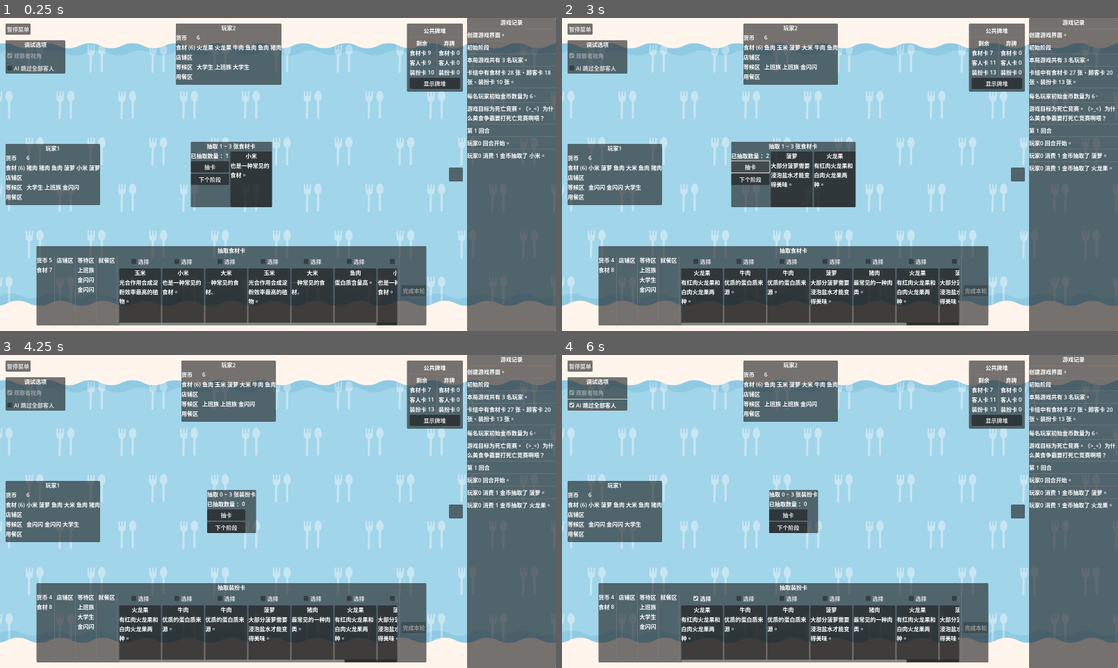
Above: before the commit, frames 1-4 (two rows, left to right).
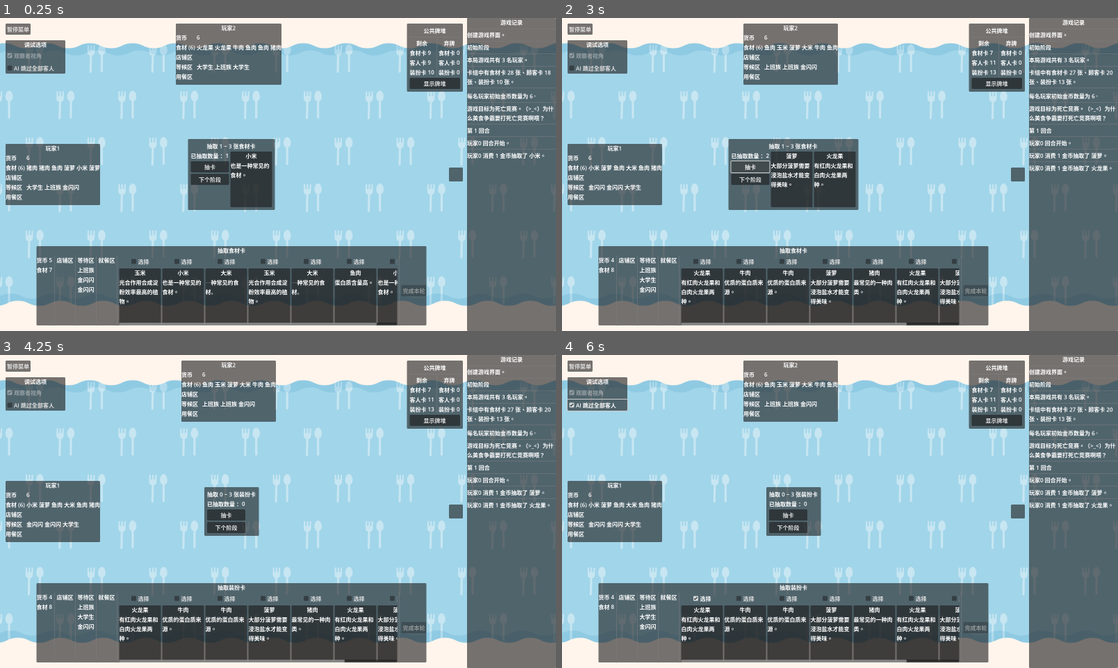
Above: after the commit, the same moments.

Repository: LautskyStudio/FoodCombat
Game: Godot game, scene res://scenes/play_screen.tscn
The game is run twice, just before and just after one commit, with the same random seed, the same clock (stepped at 60 frames per second) and the same inputs.
Inputs:
- Up to frame 1 (0.25 s): no input
- Up to frame 2 (3 s): click "暂停菜单" at 0.5 s; click "返回主菜单" at 1.25 s; click "开 始 游 戏" at 2 s; click "抽卡" at 2.75 s
- Up to frame 3 (4.25 s): click "下个阶段" at 3.5 s
- Up to frame 4 (6 s): click "选择" at 4.25 s; click "显示牌堆" at 5 s; click "AI 跳过全部客人" at 5.75 s

The runs differ from the first frame. In frame 1, 0.5% of the frame differs, in the area x 33-50%, y 38-62%; in frame 2, 0.7%, in the area x 29-54%, y 38-62%; in frame 3, 0.3%; in frame 4, 0.3%.

Commit message:
部分完成阶段4

Diff:
--- a/models/card/visual_card.gd
+++ b/models/card/visual_card.gd
@@ -3,7 +3,14 @@
 class_name VisualCard
 
 
-var card: Card
+var _card: Card
+
+var card: Card:
+	get:
+		return _card
+	set(value):
+		_card = value
+		_update()
 
 @export var selectable: bool = true
 
@@ -18,8 +25,12 @@
 
 
 func _ready() -> void:
-	if card:
-		%TitleLabel.text = card.title
-		%DescriptionLabel.text = card.description
+	_update()
 
+
+func _update() -> void:
+	if is_inside_tree():
+		if card:
+			%TitleLabel.text = card.title
+			%DescriptionLabel.text = card.description
 	%SelectButton.visible = selectable
--- a/models/card/visual_card.tscn
+++ b/models/card/visual_card.tscn
@@ -3,13 +3,13 @@
 [ext_resource type="Script" path="res://models/card/visual_card.gd" id="1_n4rgb"]
 
 [node name="VisualCard" type="VBoxContainer"]
+custom_minimum_size = Vector2(120, 160)
 anchors_preset = 10
 anchor_right = 1.0
-offset_right = -1476.0
-offset_bottom = 225.0
+offset_right = -1480.0
+offset_bottom = 195.0
 grow_horizontal = 2
 script = ExtResource("1_n4rgb")
-selectable = null
 
 [node name="SelectButton" type="CheckBox" parent="."]
 unique_name_in_owner = true
@@ -21,6 +21,7 @@
 [node name="PanelContainer" type="PanelContainer" parent="."]
 custom_minimum_size = Vector2(120, 160)
 layout_mode = 2
+size_flags_vertical = 3
 
 [node name="ScrollContainer" type="ScrollContainer" parent="PanelContainer"]
 layout_mode = 2
--- a/models/decoration/decorations.gd
+++ b/models/decoration/decorations.gd
@@ -6,7 +6,7 @@
 	'普通的店，没什么特别。',
 	'店面',
 	0,
-	func (): pass
+	func (_game, _player, _when, _args): pass
 )
 
 var 豪华店面 = Decoration.new(
@@ -18,8 +18,10 @@
 		match when:
 			"turn_started":
 				player.coins -= 2
+				Log.push("豪华店面的效果发动了，减少了 2 金币。")
 			"customer_succeeded":
 				player.coins += 1
+				Log.push("豪华店面的效果发动了，收入增加了 1 金币。")
 )
 
 var 魔法店面 = Decoration.new(
@@ -31,6 +33,7 @@
 		match when:
 			"turn_started":
 				player.coins += 1
+				Log.push("魔法店面的效果发动了，获得了 1 金币。")
 )
 
 var 猫耳女仆 = Decoration.new(
@@ -42,6 +45,7 @@
 		match when:
 			'customer_succeeded':
 				player.coins += 1
+				Log.push("喵喵喵 +1 Gold")
 )
 
 var 打工人 = Decoration.new(
@@ -53,6 +57,7 @@
 		match when:
 			'customer_succeeded':
 				player.coins += 2
+				Log.push("打工是不可能打工的啦 +2 Gold")
 )
 
 var 多肉植物 = Decoration.new(
@@ -64,6 +69,7 @@
 		match when:
 			"turn_started":
 				player.coins += 1
+				Log.push("多肉植物，天天好心情。")
 )
 
 var 仙人掌 = Decoration.new(
@@ -75,4 +81,5 @@
 		match when:
 			"turn_started":
 				player.coins += 2
+				Log.push("其实仙人掌每回合 +2 金币是不是有点离谱。")
 )
--- a/models/player/player.gd
+++ b/models/player/player.gd
@@ -46,6 +46,8 @@
 
 var decorations: Array[Decoration] = []
 
+var helding_customers: Array[Customer] = []
+
 var _is_finishing_turn_allowed: bool
 
 var is_finishing_turn_allowed: bool:
@@ -59,7 +61,7 @@
 func begin_turn() -> void:
 	if state.name == 'Idle':
 		Log.push('%s 回合开始。' % player_name)
-		state_machine.transit_to('Step1')
+		state_machine.transit_to('Step0')
 		turn_begun.emit()
 
 
--- a/models/player/player.tscn
+++ b/models/player/player.tscn
@@ -6,6 +6,7 @@
 [ext_resource type="Script" path="res://models/player/states/inactive.gd" id="4_jj8nr"]
 [ext_resource type="Script" path="res://models/player/states/idle.gd" id="5_nlvs4"]
 [ext_resource type="Script" path="res://models/player/states/step_1.gd" id="6_durqn"]
+[ext_resource type="Script" path="res://models/player/states/step_0.gd" id="6_mwewg"]
 [ext_resource type="Script" path="res://models/player/states/step_2.gd" id="7_rui2f"]
 [ext_resource type="Script" path="res://models/player/states/step_3.gd" id="8_68w7i"]
 [ext_resource type="Script" path="res://models/player/states/step_4.gd" id="9_6htyx"]
@@ -14,6 +15,7 @@
 [ext_resource type="Script" path="res://models/player/states/step_7.gd" id="12_h6b66"]
 [ext_resource type="Script" path="res://models/player/states/step_8.gd" id="13_7jvei"]
 [ext_resource type="Script" path="res://models/player/states/step_9.gd" id="14_oclpk"]
+[ext_resource type="Script" path="res://models/player/states/step_10.gd" id="16_6bsal"]
 
 [node name="Player" type="Node"]
 script = ExtResource("1_qqapd")
@@ -32,7 +34,7 @@
 script = ExtResource("5_nlvs4")
 
 [node name="Step0" type="Node" parent="StateMachine"]
-script = ExtResource("6_durqn")
+script = ExtResource("6_mwewg")
 
 [node name="Step1" type="Node" parent="StateMachine"]
 script = ExtResource("6_durqn")
@@ -61,4 +63,7 @@
 [node name="Step9" type="Node" parent="StateMachine"]
 script = ExtResource("14_oclpk")
 
+[node name="Step10" type="Node" parent="StateMachine"]
+script = ExtResource("16_6bsal")
+
 [connection signal="transitioned" from="StateMachine" to="." method="_on_state_machine_transitioned"]
--- a/models/player/player_state.gd
+++ b/models/player/player_state.gd
@@ -6,10 +6,23 @@
 
 var description := ""
 
+var turn := 0
+
 
 func _ready() -> void:
 	player = owner as Player
 	assert(player != null)
+
+
+func enter(_args := {}) -> void:
+	if turn != player.game.turn:
+		turn = player.game.turn
+		_reset()
+
+
+# 本回合初次进入此阶段时的效果
+func _reset() -> void:
+	pass
 
 
 func lose_when_bankrupts() -> void:
--- /dev/null
+++ b/models/player/states/step_0.gd
@@ -0,0 +1,18 @@
+extends PlayerState
+
+
+# 回合开始；部分特殊效果，如装扮卡等特殊效果生效的阶段。
+
+
+func _init() -> void:
+	description = "回合开始"
+
+
+func enter(args := {}) -> void:
+	super.enter(args)
+	state_machine.transit_to("Step1")
+
+
+func _reset() -> void:
+	for decoration in player.decorations:
+		decoration.effect.call(player.game, player, "turn_started", {})
--- a/models/player/states/step_1.gd
+++ b/models/player/states/step_1.gd
@@ -6,8 +6,6 @@
 
 signal card_drawn(card: FoodMaterial)
 
-
-var turn := 0
 
 var drawn_count := 0
 
@@ -22,17 +20,14 @@
 	description = "抽取食材卡"
 
 
-func enter(_args := {}) -> void:
+func enter(args := {}) -> void:
+	super.enter(args)
+
 	player.is_finishing_turn_allowed = false
-
-	if turn != player.game.turn:
-		_reset()
 
 
 func _reset() -> void:
-	turn = player.game.turn
 	drawn_count = 0
-	player.is_finishing_turn_allowed = false
 	draw_card()
 
 
--- /dev/null
+++ b/models/player/states/step_10.gd
@@ -0,0 +1,12 @@
+extends PlayerState
+
+
+# 回合结束，部分特殊效果发动。
+
+
+func enter(_args := {}) -> void:
+	pass
+
+
+func _init() -> void:
+	description = "结束"
--- a/models/player/states/step_2.gd
+++ b/models/player/states/step_2.gd
@@ -6,8 +6,6 @@
 
 signal card_drawn(card: Decoration)
 
-
-var turn := 0
 
 var drawn_count := 0
 
@@ -22,9 +20,8 @@
 	description = "抽取装扮卡"
 
 
-func enter(_args := {}) -> void:
-	if turn != player.game.turn:
-		_reset()
+func enter(args := {}) -> void:
+	super.enter(args)
 
 
 func _reset() -> void:
--- a/models/player/states/step_3.gd
+++ b/models/player/states/step_3.gd
@@ -1,5 +1,16 @@
 extends PlayerState
 
 
-func enter(_args := {}) -> void:
-	player.is_finishing_turn_allowed = false
+# 3. 如果自己用餐区有客人卡，则把用餐区所有客人卡收入手牌。
+
+
+func enter(args := {}) -> void:
+	super.enter(args)
+	state_machine.transit_to("Step4")
+
+
+func _reset() -> void:
+	if len(player.eating_area) > 0:
+		player.helding_customers.append_array(player.eating_area)
+		player.eating_area.clear()
+		player.notify_eating_area_changed()
--- a/models/player/states/step_4.gd
+++ b/models/player/states/step_4.gd
@@ -1,5 +1,21 @@
 extends PlayerState
 
 
-func enter(_args := {}) -> void:
-	player.is_finishing_turn_allowed = false
+# 4. 如果自己的等候区有客人卡，按顺序翻开1张客人卡，否则从卡堆抽取1张客人卡并翻开。
+
+
+var customer: Customer
+
+
+func enter(args := {}) -> void:
+	super.enter(args)
+
+
+func _reset() -> void:
+	customer = _get_customer()
+
+
+func _get_customer() -> Customer:
+	if len(player.waiting_area) > 0:
+		return player.waiting_area.pop_front()
+	return player.game.remaining_customers.pop_back()
--- a/scenes/play_screen.tscn
+++ b/scenes/play_screen.tscn
@@ -17,6 +17,7 @@
 [ext_resource type="PackedScene" uid="uid://cfwec6ywv14j3" path="res://scenes/play_screen/step_1.tscn" id="11_trudk"]
 [ext_resource type="PackedScene" uid="uid://cxn6gfn8y35ul" path="res://models/player/player.tscn" id="12_dpxem"]
 [ext_resource type="PackedScene" uid="uid://bmfnye5sbivpx" path="res://scenes/play_screen/step_2.tscn" id="12_ypkra"]
+[ext_resource type="PackedScene" uid="uid://c1qp3clg4qov" path="res://scenes/play_screen/step_4.tscn" id="13_h6lxk"]
 
 [node name="PlayScreen" type="Control"]
 layout_mode = 3
@@ -193,21 +194,34 @@
 grow_horizontal = 2
 grow_vertical = 2
 
-[node name="EndingPoster" parent="HUD/HSplitContainer/GameArea/CenterContainer" instance=ExtResource("10_wbmxn")]
-unique_name_in_owner = true
-layout_mode = 2
-
-[node name="Step1" parent="HUD/HSplitContainer/GameArea/CenterContainer" instance=ExtResource("11_trudk")]
-unique_name_in_owner = true
-visible = false
-layout_mode = 2
-state_path = NodePath("../../../../../Players/Player0/StateMachine/Step1")
-
-[node name="Step2" parent="HUD/HSplitContainer/GameArea/CenterContainer" instance=ExtResource("12_ypkra")]
-unique_name_in_owner = true
-visible = false
-layout_mode = 2
-state_path = NodePath("../../../../../Players/Player0/StateMachine/Step2")
+[node name="MarginContainer" type="MarginContainer" parent="HUD/HSplitContainer/GameArea/CenterContainer"]
+layout_mode = 2
+theme_override_constants/margin_left = 8
+theme_override_constants/margin_top = 8
+theme_override_constants/margin_right = 8
+theme_override_constants/margin_bottom = 8
+
+[node name="EndingPoster" parent="HUD/HSplitContainer/GameArea/CenterContainer/MarginContainer" instance=ExtResource("10_wbmxn")]
+unique_name_in_owner = true
+layout_mode = 2
+
+[node name="Step1" parent="HUD/HSplitContainer/GameArea/CenterContainer/MarginContainer" instance=ExtResource("11_trudk")]
+unique_name_in_owner = true
+visible = false
+layout_mode = 2
+state_path = NodePath("../../../../../../Players/Player0/StateMachine/Step1")
+
+[node name="Step2" parent="HUD/HSplitContainer/GameArea/CenterContainer/MarginContainer" instance=ExtResource("12_ypkra")]
+unique_name_in_owner = true
+visible = false
+layout_mode = 2
+state_path = NodePath("../../../../../../Players/Player0/StateMachine/Step2")
+
+[node name="Step4" parent="HUD/HSplitContainer/GameArea/CenterContainer/MarginContainer" instance=ExtResource("13_h6lxk")]
+unique_name_in_owner = true
+visible = false
+layout_mode = 2
+state_path = NodePath("../../../../../../Players/Player0/StateMachine/Step4")
 
 [node name="BottomPlayerContainer" type="PanelContainer" parent="HUD/HSplitContainer/GameArea"]
 layout_mode = 1
@@ -224,6 +238,7 @@
 grow_vertical = 0
 
 [node name="PlayerArea" parent="HUD/HSplitContainer/GameArea/BottomPlayerContainer" instance=ExtResource("4_g37ux")]
+unique_name_in_owner = true
 layout_mode = 2
 player_path = NodePath("../../../../../Players/Player0")
 
--- a/scenes/play_screen/player_area.gd
+++ b/scenes/play_screen/player_area.gd
@@ -5,8 +5,22 @@
 const VisualCard = preload("res://models/card/visual_card.tscn")
 
 
+signal cards_selected(cards: Array[FoodMaterial])
+
+
 @export var player_path := NodePath()
+
 var player := Player.new()
+
+@onready var card_container = %FoodMaterialCardContainer
+
+@onready var selected_cards:
+	get:
+		var selected = []
+		for child in card_container.get_children():
+			if child is VisualCard and child.is_selected:
+				selected.append(child)
+		return selected
 
 
 func _ready() -> void:
--- a/scenes/play_screen/step_1.tscn
+++ b/scenes/play_screen/step_1.tscn
@@ -2,7 +2,7 @@
 
 [ext_resource type="Script" path="res://scenes/play_screen/step_1.gd" id="1_3i7nh"]
 
-[node name="Step1" type="VBoxContainer"]
+[node name="Step1" type="BoxContainer"]
 script = ExtResource("1_3i7nh")
 
 [node name="VBoxContainer" type="VBoxContainer" parent="."]
--- a/scenes/play_screen/step_2.tscn
+++ b/scenes/play_screen/step_2.tscn
@@ -2,7 +2,7 @@
 
 [ext_resource type="Script" path="res://scenes/play_screen/step_2.gd" id="1_rre0r"]
 
-[node name="Step2" type="HBoxContainer"]
+[node name="Step2" type="BoxContainer"]
 script = ExtResource("1_rre0r")
 
 [node name="VBoxContainer" type="VBoxContainer" parent="."]
--- /dev/null
+++ b/scenes/play_screen/step_4.gd
@@ -0,0 +1,38 @@
+extends "res://scenes/play_screen/step_base.gd"
+
+
+var play_screen: PlayScreen
+
+
+func _ready() -> void:
+	super._ready()
+
+	play_screen = owner as PlayScreen
+	assert(play_screen != null)
+	play_screen.get_node("%PlayerArea").cards_selected.connect(_on_cards_selected)
+
+
+func _on_show() -> void:
+	_clear()
+
+	var customer = state.customer as Customer
+	%VisualCard.card = customer
+
+	for need in customer.needs:
+		for property in ['name', 'description', 'reward']:
+			var label = Label.new()
+			label.text = str(need.get(property))
+			%NeedContainer.add_child(label)
+
+
+func _on_cards_selected(cards: Array[FoodMaterial]) -> void:
+	pass
+
+
+func _clear() -> void:
+	Utils.free_all_children(%NeedContainer)
+	Utils.free_all_children(%EventContainer)
+
+
+func _on_hidden() -> void:
+	_clear()
--- /dev/null
+++ b/scenes/play_screen/step_4.tscn
@@ -0,0 +1,73 @@
+[gd_scene load_steps=3 format=3 uid="uid://c1qp3clg4qov"]
+
+[ext_resource type="Script" path="res://scenes/play_screen/step_4.gd" id="1_e5fsr"]
+[ext_resource type="PackedScene" uid="uid://basr5mxkjqjlv" path="res://models/card/visual_card.tscn" id="2_ohkog"]
+
+[node name="Step4" type="BoxContainer"]
+script = ExtResource("1_e5fsr")
+
+[node name="HBoxContainer" type="HBoxContainer" parent="."]
+layout_mode = 2
+
+[node name="VBoxContainer" type="VBoxContainer" parent="HBoxContainer"]
+layout_mode = 2
+
+[node name="Label" type="Label" parent="HBoxContainer/VBoxContainer"]
+layout_mode = 2
+text = "接待客人"
+horizontal_alignment = 1
+
+[node name="VisualCard" parent="HBoxContainer/VBoxContainer" instance=ExtResource("2_ohkog")]
+unique_name_in_owner = true
+layout_mode = 2
+selectable = false
+
+[node name="VSeparator" type="VSeparator" parent="HBoxContainer"]
+layout_mode = 2
+
+[node name="VBoxContainer3" type="VBoxContainer" parent="HBoxContainer"]
+layout_mode = 2
+
+[node name="Label" type="Label" parent="HBoxContainer/VBoxContainer3"]
+layout_mode = 2
+text = "需求"
+horizontal_alignment = 1
+
+[node name="NeedContainer" type="GridContainer" parent="HBoxContainer/VBoxContainer3"]
+unique_name_in_owner = true
+layout_mode = 2
+columns = 3
+
+[node name="VSeparator3" type="VSeparator" parent="HBoxContainer"]
+layout_mode = 2
+
+[node name="VBoxContainer4" type="VBoxContainer" parent="HBoxContainer"]
+layout_mode = 2
+
+[node name="Label" type="Label" parent="HBoxContainer/VBoxContainer4"]
+layout_mode = 2
+text = "事件"
+
+[node name="EventContainer" type="GridContainer" parent="HBoxContainer/VBoxContainer4"]
+unique_name_in_owner = true
+layout_mode = 2
+columns = 2
+
+[node name="VSeparator2" type="VSeparator" parent="HBoxContainer"]
+layout_mode = 2
+
+[node name="VBoxContainer2" type="VBoxContainer" parent="HBoxContainer"]
+layout_mode = 2
+alignment = 1
+
+[node name="SubmitButton" type="Button" parent="HBoxContainer/VBoxContainer2"]
+unique_name_in_owner = true
+layout_mode = 2
+text = "制作美食"
+
+[node name="DiscardButton" type="Button" parent="HBoxContainer/VBoxContainer2"]
+unique_name_in_owner = true
+layout_mode = 2
+text = "弃牌"
+
+[connection signal="hidden" from="." to="." method="_on_hidden"]
--- a/scenes/play_screen/step_base.gd
+++ b/scenes/play_screen/step_base.gd
@@ -1,4 +1,4 @@
-extends Control
+extends BoxContainer
 
 
 @export var state_path := NodePath()
@@ -7,5 +7,10 @@
 
 
 func _ready() -> void:
-	state.state_entered.connect(show)
-	state.state_exited.connect(hide)
+	if state:
+		state.state_entered.connect(func (): show(); _on_show())
+		state.state_exited.connect(hide)
+
+
+func _on_show() -> void:
+	pass
Not shown: 1 places in models/player/player.tscn that only renumber resources
Not shown: 1 places in scenes/play_screen.tscn that only renumber resources
